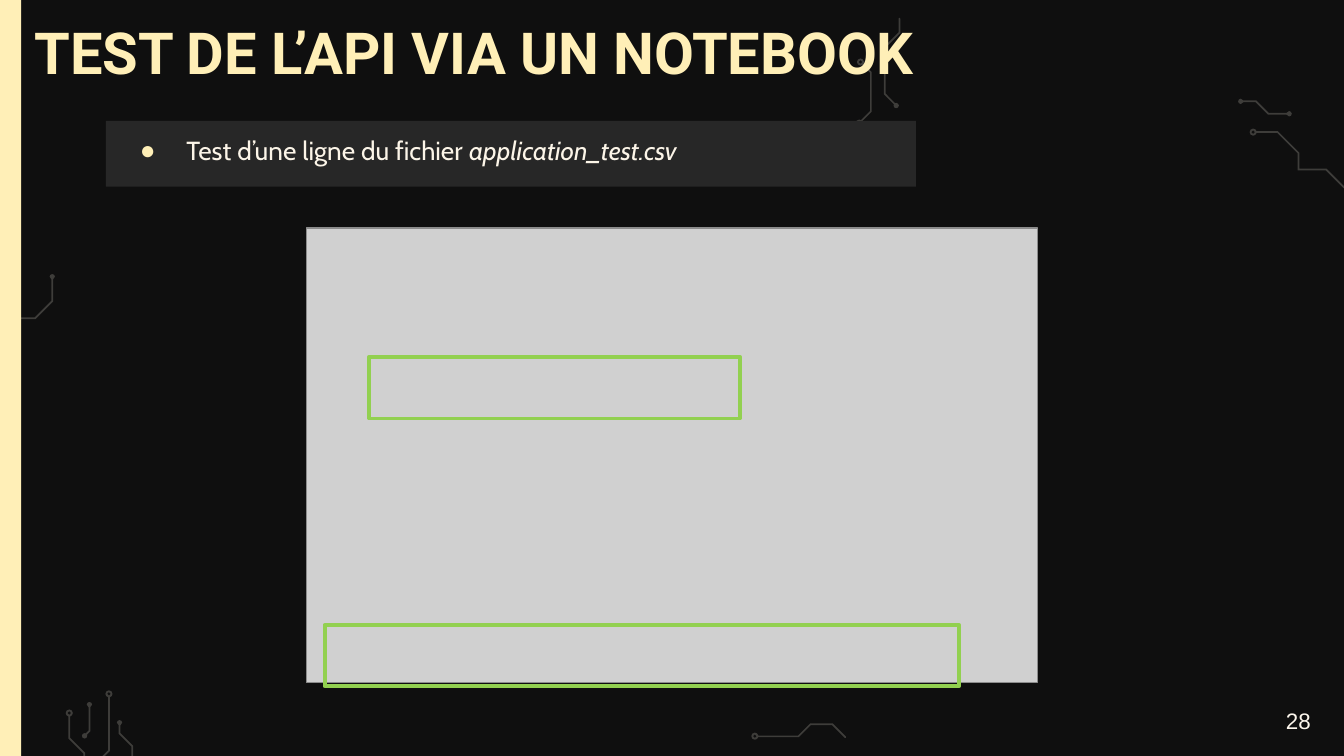
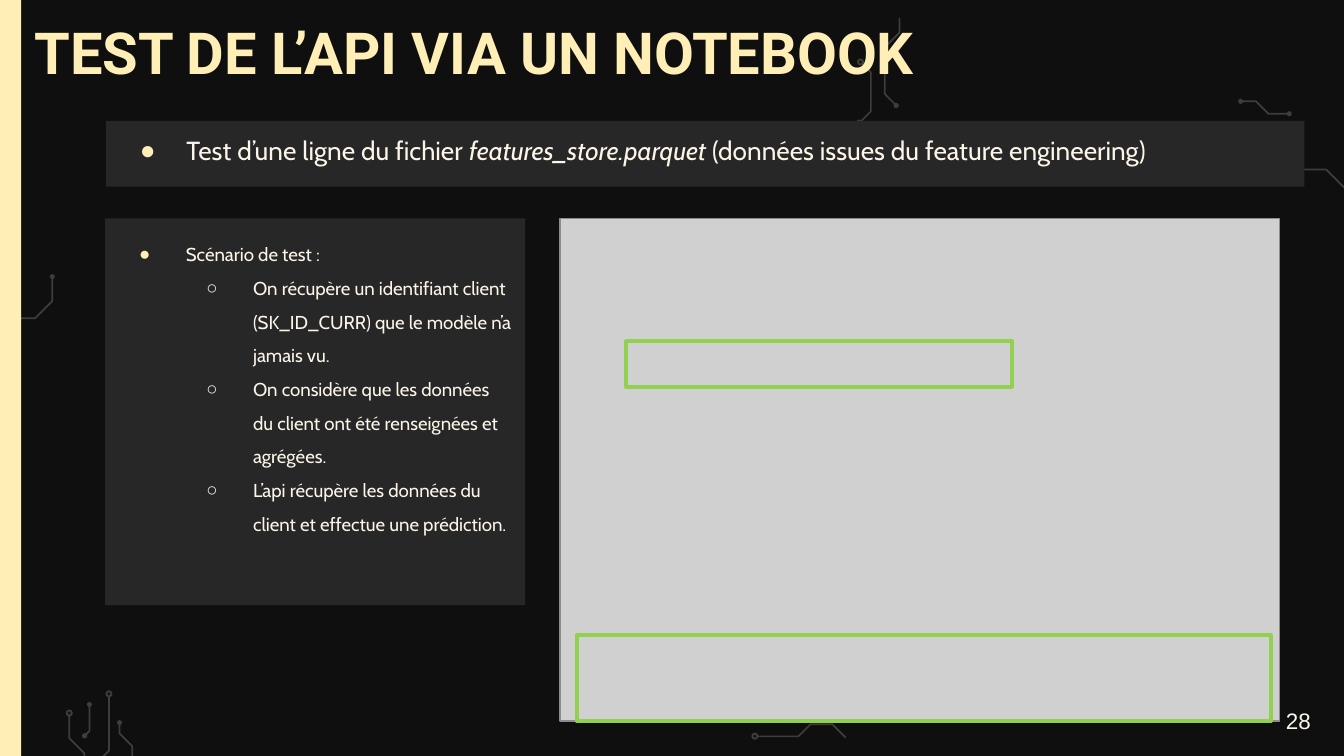
Before and after one commit to webew/api-oc-projet7, a slide deck: slide 28 of Fillion_Bertrand_6_presentation_022026.pptx. Drawn at 1344x756 pixels with LibreOffice and Linux fonts; fonts in the diff are those of the drawing; grey boxes stand for pictures; background and template pictures are left out. Boxes give left, top, right and bottom in pixels: in the first picture for what was removed or moved away, otherwise in the second. Text is boxed around its words. In the diff, an @@ line names an element or a change of style, - is before the commit and + after.

Commit message:
modif notebook test api features_store

```diff
--- a/Fillion_Bertrand_6_presentation_022026.pptx
+++ b/Fillion_Bertrand_6_presentation_022026.pptx
@@ subtitle "Test d’une ligne du fichier ...": place and size @@
-subtitle "Test d’une ligne du fichier ..." at bbox=[106, 121, 917, 187]
+subtitle "Test d’une ligne du fichier ..." at bbox=[106, 121, 1305, 187]
@@ subtitle at bbox=[186, 140, 1146, 166]: text changed @@
-● Test d’une ligne du fichier application_test.csv
+● Test d’une ligne du fichier features_store.parquet (données issues du feature engineering)
@@ rectangle added at bbox=[105, 219, 526, 606], fill #272727, 10 pt, text #FCF5E8 @@
+● Scénario de test :
+  ○ On récupère un identifiant client (SK_ID_CURR) que le modèle n’a jamais vu.
+  ○ On considère que les données du client ont été renseignées et agrégées.
+  ○ L’api récupère les données du client et effectue une prédiction.
@@ picture removed at bbox=[306, 228, 1038, 683] @@
@@ picture added at bbox=[560, 219, 1279, 722] @@
@@ rectangle: place and size @@
-rectangle at bbox=[370, 356, 741, 418]
+rectangle at bbox=[626, 341, 1012, 387]
@@ rectangle: place and size @@
-rectangle at bbox=[325, 625, 960, 687]
+rectangle at bbox=[577, 636, 1270, 722]
```
Also in this commit, not shown: 3 other slides changed, 1 other file.
